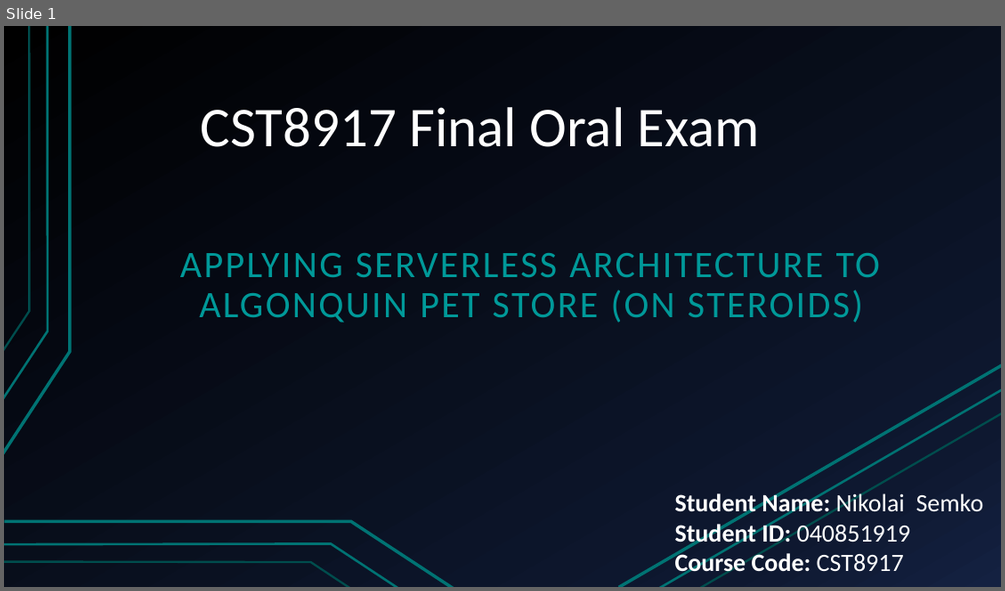
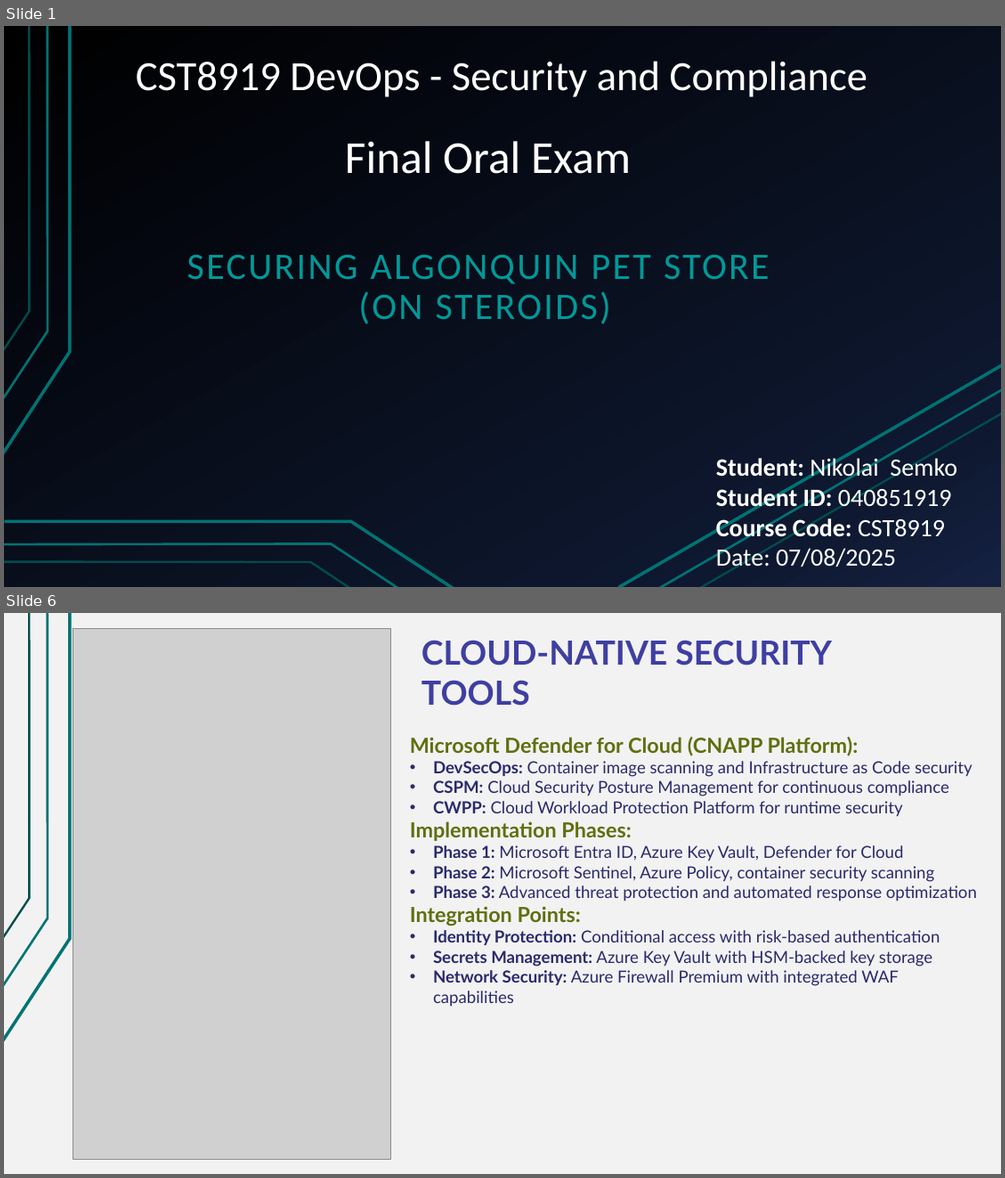
Before and after one commit to Nikolai-Semko/CST8919_Final_Oral_Exam, a slide deck: CST8919_Final_Oral_Exam_Presentation.pptx. Shown one above the other, each under a label of ours: slide 1 before the commit, slides 1 and 6 after it; the slides between them are not shown. The pictures are 1005x591 and 1005x1178 pixels, drawn with LibreOffice and Linux fonts; fonts in the diff are those of the drawing; grey boxes stand for pictures. Boxes give left, top, right and bottom in pixels: in the first picture for what was removed or moved away, otherwise in the second. Text is boxed around its words. In the diff, an @@ line names an element or a change of style, - is before the commit and + after.

```diff
--- a/CST8919_Final_Oral_Exam_Presentation.pptx
+++ b/CST8919_Final_Oral_Exam_Presentation.pptx
@@ slide 6 added at (x1=4, y1=613, x2=1001, y2=1174), background #F2F2F2; not listed: 3 template elements that a slide beside it also shows @@
@@ picture added at (x1=73, y1=629, x2=390, y2=1159) @@
@@ text added at (x1=421, y1=640, x2=832, y2=706), 32 pt, text #3F3FA2, bold @@
+CLOUD-NATIVE SECURITY TOOLS
@@ text added at (x1=410, y1=737, x2=977, y2=1005), 16 pt, text #2A2A6C @@
+Microsoft Defender for Cloud (CNAPP Platform):
+• DevSecOps: Container image scanning and Infrastructure as Code security
+• CSPM: Cloud Security Posture Management for continuous compliance
+• CWPP: Cloud Workload Protection Platform for runtime security
+Implementation Phases:
+• Phase 1: Microsoft Entra ID, Azure Key Vault, Defender for Cloud
+• Phase 2: Microsoft Sentinel, Azure Policy, container security scanning
+• Phase 3: Advanced threat protection and automated response optimization
+Integration Points:
+• Identity Protection: Conditional access with risk-based authentication
+• Secrets Management: Azure Key Vault with HSM-backed key storage
+• Network Security: Azure Firewall Premium with integrated WAF capabilities
@@ slide 1 changed as well @@
@@ title added at (x1=136, y1=61, x2=867, y2=97), 40 pt, text #FFFFFF @@
+CST8919 DevOps - Security and Compliance
@@ text "Final Oral Exam" at (x1=345, y1=141, x2=631, y2=174): vertical alignment bottom to top @@
@@ text at (x1=345, y1=141, x2=631, y2=174): text changed; size 54 to 44 pt @@
-CST8917 Final Oral Exam
+Final Oral Exam
@@ subtitle at (x1=187, y1=255, x2=769, y2=324): text changed @@
-APPLYING SERVERLESS ARCHITECTURE TO ALGONQUIN PET STORE (ON STEROIDS)
+SECURING ALGONQUIN PET STORE
+(ON STEROIDS)
@@ text at (x1=716, y1=455, x2=957, y2=572): text changed; bold off @@
-Student Name: Nikolai Semko
-Student ID: 040851919
-Course Code: CST8917
+Student: Nikolai Semko
+Student ID: 040851919
+Course Code: CST8919
+Date: 07/08/2025
```
Also in this commit, not shown: 8 other slides added, 10 slides removed, 1 other file.
